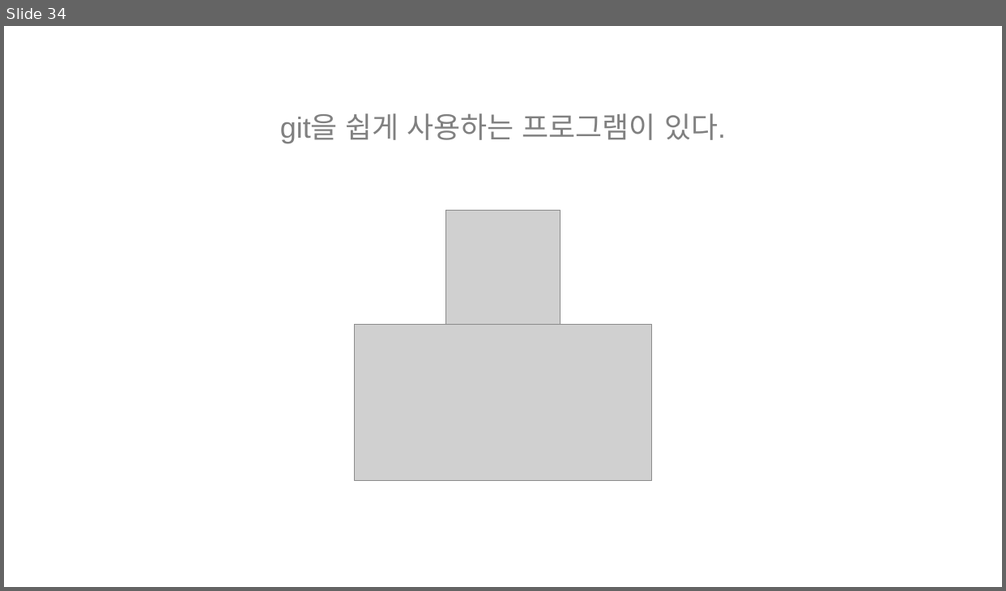
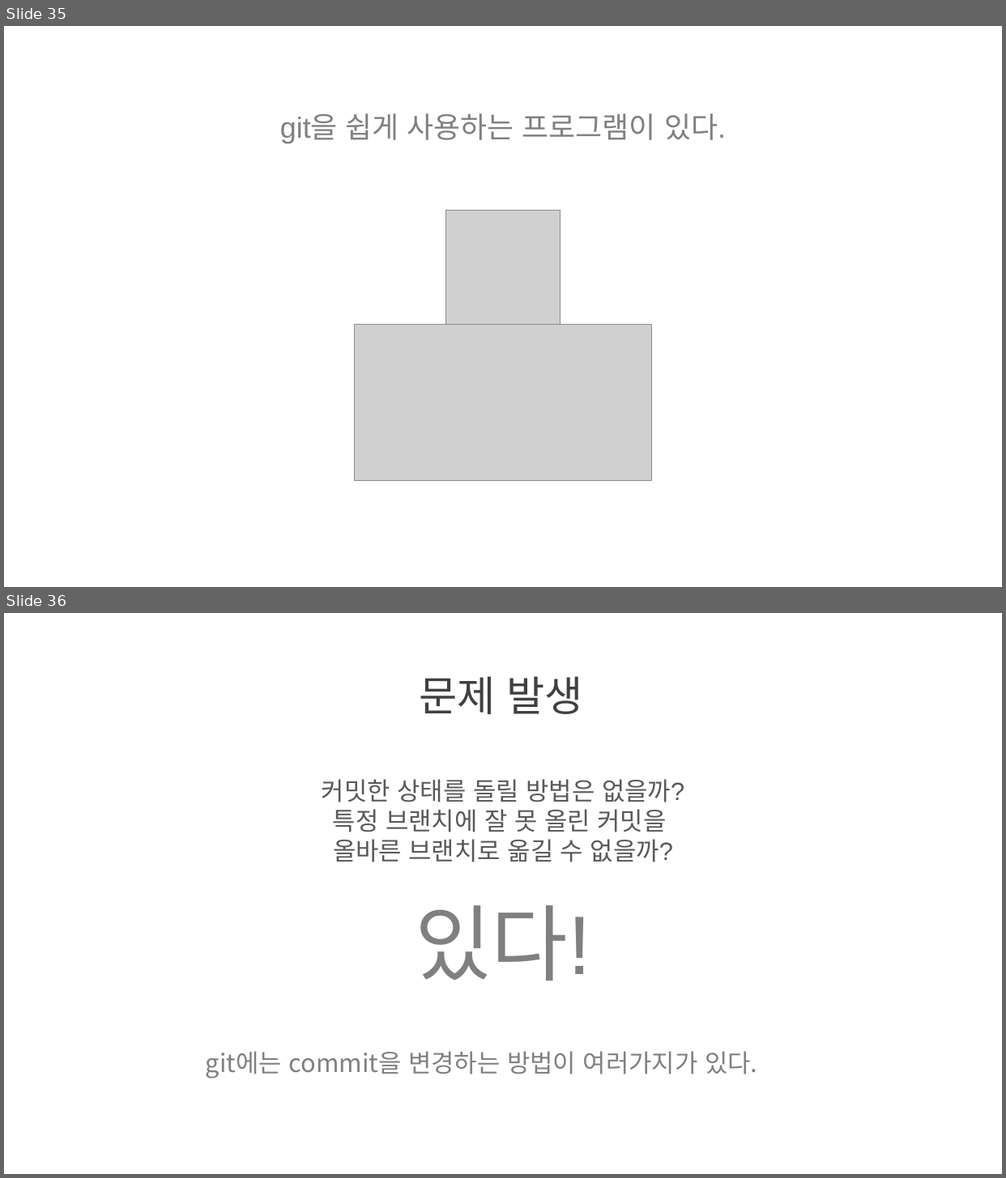
Before and after one commit to juniair/Summary-PPT, a slide deck: git 사용법.pptx. Shown one above the other, each under a label of ours: slide 34 before the commit, slides 35 and 36 after it. The pictures are 1006x591 and 1006x1178 pixels, drawn with LibreOffice and Linux fonts; fonts in the diff are those of the drawing; grey boxes stand for pictures. Boxes give left, top, right and bottom in pixels: in the first picture for what was removed or moved away, otherwise in the second. Text is boxed around its words. In the diff, an @@ line names an element or a change of style, - is before the commit and + after.

```diff
--- a/git 사용법.pptx
+++ b/git 사용법.pptx
@@ slide 36 added at <box>4,613,1002,1174</box>, background #FFFFFF @@
@@ text added at <box>419,676,583,714</box>, 40 pt, text #404040 @@
+문제 발생
@@ text added at <box>322,779,684,862</box>, 24 pt, text #595959 @@
+커밋한 상태를 돌릴 방법은 없을까?
+특정 브랜치에 잘 못 올린 커밋을
+올바른 브랜치로 옮길 수 없을까?
@@ text added at <box>415,905,590,981</box>, 80 pt, text #808080 @@
+있다!
@@ text added at <box>206,1051,757,1079</box>, 24 pt, text #808080 @@
+git에는 commit을 변경하는 방법이 여러가지가 있다.
@@ what was slide 34 is now slide 35 @@
```
Also in this commit, not shown: 2 slides changed, 8 other slides added, 1 slide removed.
